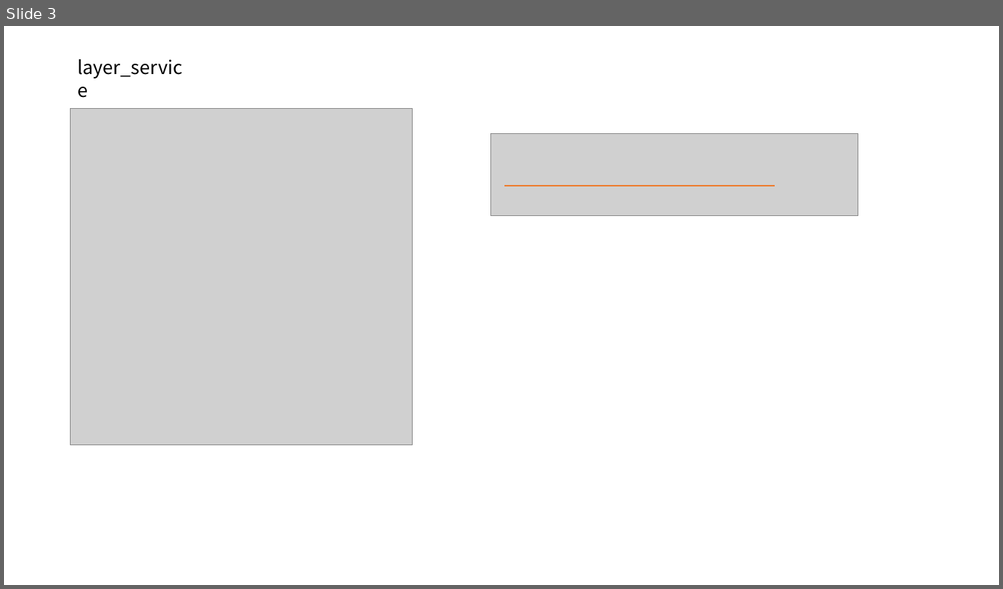
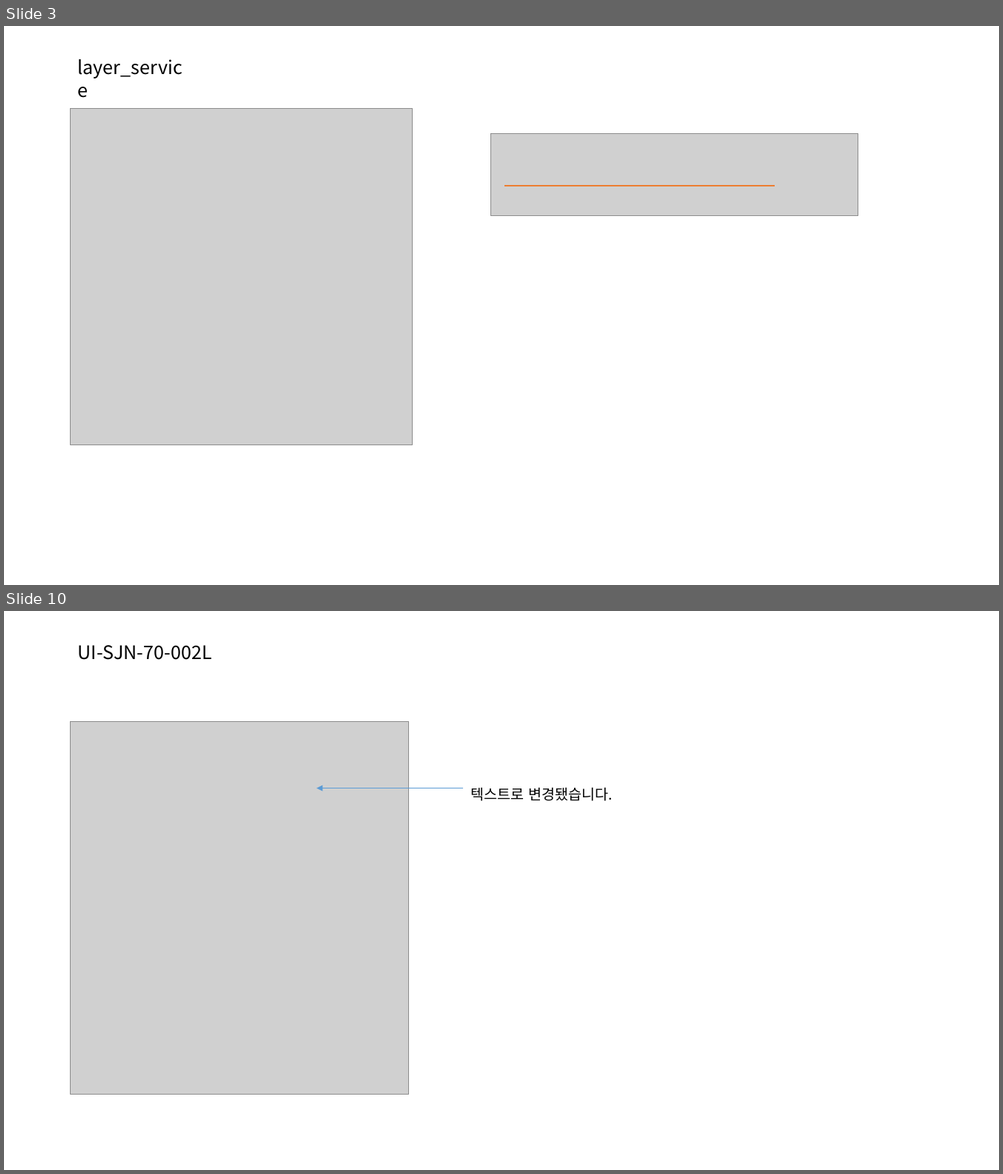
Before and after one commit to jeoungGyy/sejong, a slide deck: ppt/04-01.pptx. Shown one above the other, each under a label of ours: slide 3 before the commit, slides 3 and 10 after it; the slides between them are not shown. The pictures are 1003x589 and 1003x1174 pixels, drawn with LibreOffice and Linux fonts; fonts in the diff are those of the drawing; grey boxes stand for pictures. Boxes give left, top, right and bottom in pixels: in the first picture for what was removed or moved away, otherwise in the second. Text is boxed around its words. In the diff, an @@ line names an element or a change of style, - is before the commit and + after.

```diff
--- a/ppt/04-01.pptx
+++ b/ppt/04-01.pptx
@@ slide 10 added at (x1=4, y1=611, x2=999, y2=1170), background #FFFFFF @@
@@ text added at (x1=78, y1=645, x2=212, y2=660), 18 pt, text #000000 @@
+UI-SJN-70-002L
@@ picture added at (x1=71, y1=722, x2=408, y2=1095) @@
@@ text added at (x1=470, y1=787, x2=612, y2=801), 14 pt, text #000000 @@
+텍스트로 변경됐습니다.
@@ arrow added from (464, 789) to (316, 789), #5B9BD5 0.5 pt @@
```
Also in this commit, not shown: 1 slide changed, 8 other slides added, 12 other files.
